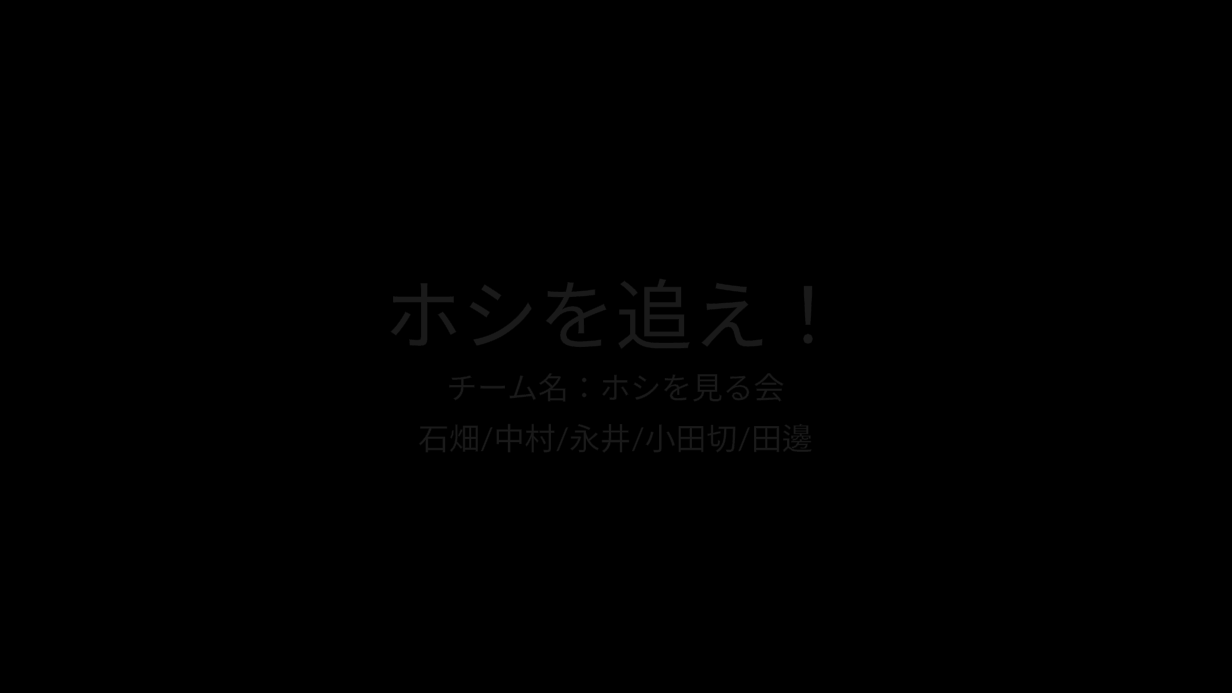
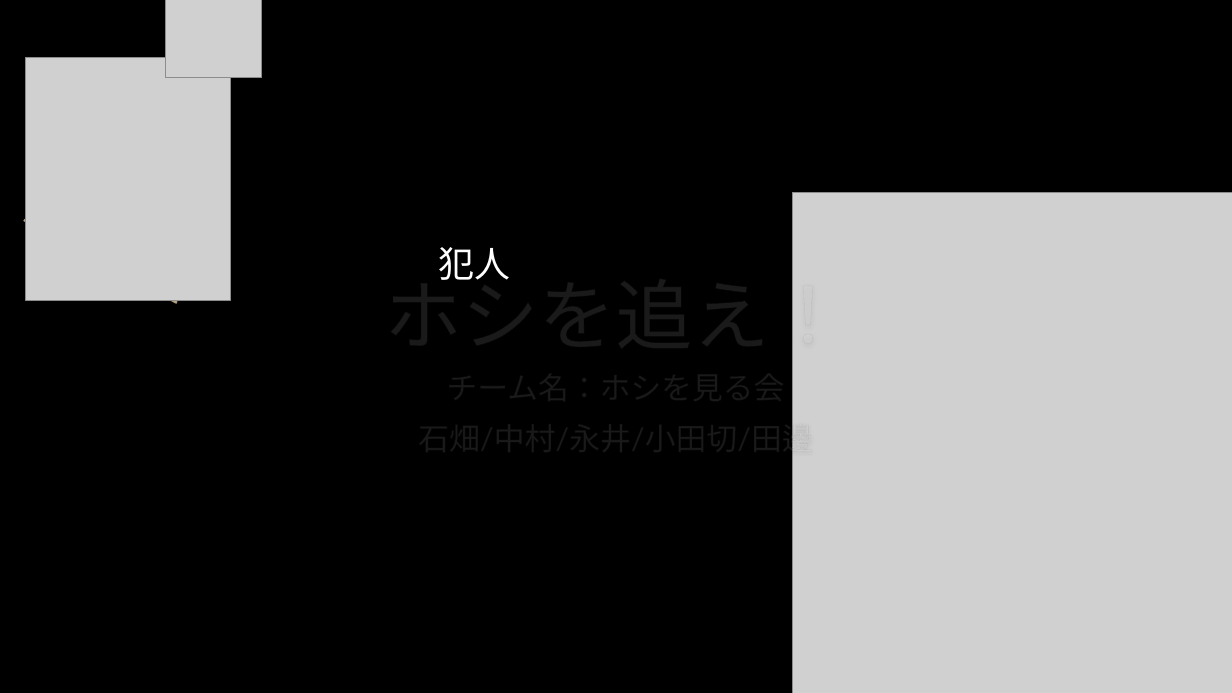
Before and after one commit to takashi1400/dorokeiNakamuraFork, a slide deck: slide 1 of Dorokei/Documents/星を追え!.pptm. Drawn at 1232x693 pixels with LibreOffice and Linux fonts; fonts in the diff are those of the drawing; grey boxes stand for pictures; background and template pictures are left out. Boxes give left, top, right and bottom in pixels: in the first picture for what was removed or moved away, otherwise in the second. Text is boxed around its words. In the diff, an @@ line names an element or a change of style, - is before the commit and + after.

```diff
--- a/Dorokei/Documents/星を追え!.pptm
+++ b/Dorokei/Documents/星を追え!.pptm
@@ triangle added at (25,0,307,303), fill #E5D6A4, outline #AD9D7B 1.25 pt @@
@@ picture added at (165,0,262,78) @@
@@ picture added at (26,57,230,299) @@
@@ picture added at (792,192,1232,693) @@
@@ text added at (438,247,510,280), 28 pt, text #FFFFFF @@
+犯人
```
Also in this commit, not shown: 4 other slides changed, 9 slides added, 1 slide removed.
